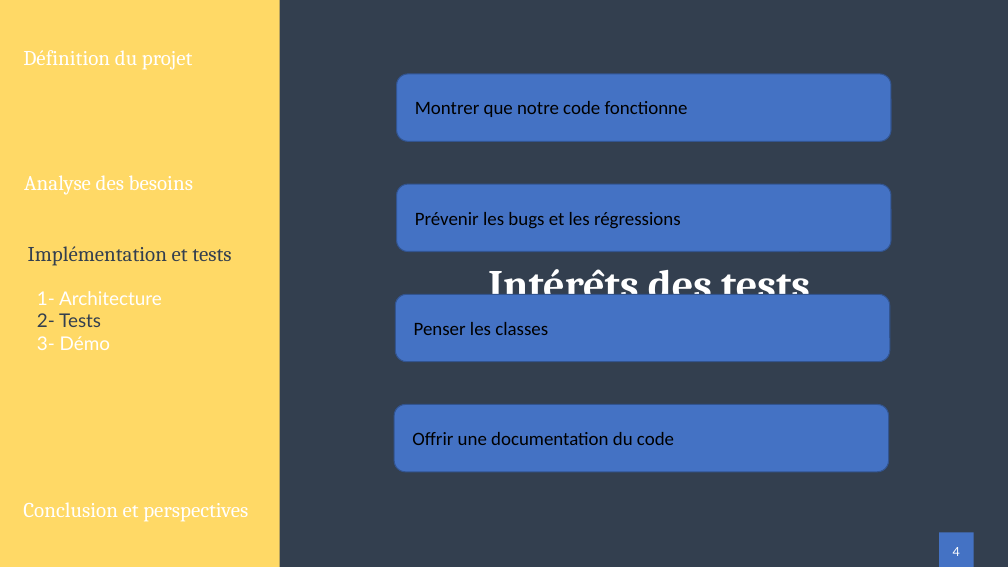
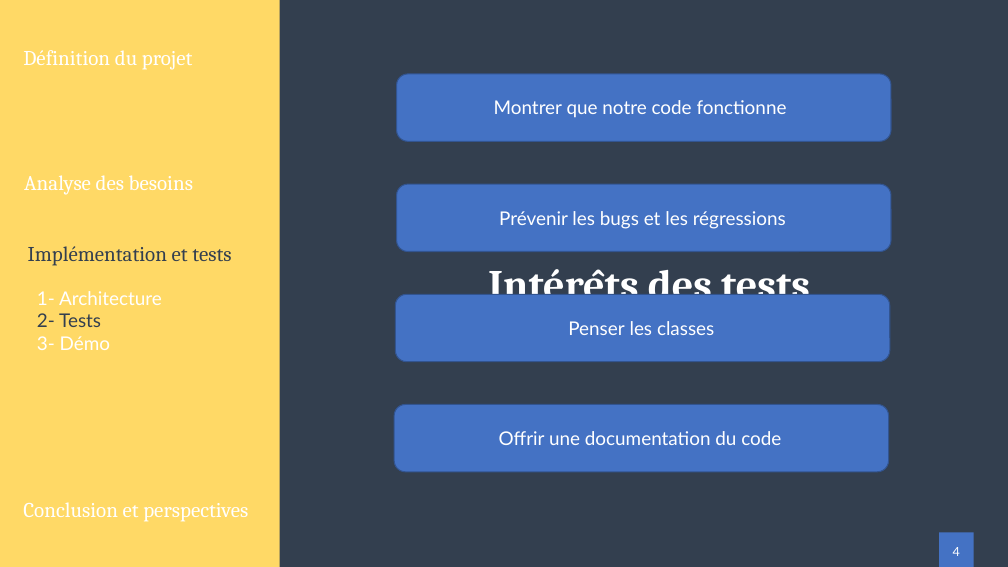
Before and after one commit to Zeuzif/thesis, a slide deck: slide 20 of presentation/Presentation.pptx. Drawn at 1008x567 pixels with LibreOffice and Linux fonts; fonts in the diff are those of the drawing. Boxes give left, top, right and bottom in pixels: in the first picture for what was removed or moved away, otherwise in the second. Text is boxed around its words. In the diff, an @@ line names an element or a change of style, - is before the commit and + after.

```diff
--- a/presentation/Presentation.pptx
+++ b/presentation/Presentation.pptx
@@ font Calibri to Lato, text colour #000000 to #FFFFFF; alignment left to centre in 4 elements at box(494, 100, 787, 118), box(499, 211, 786, 229), box(568, 321, 714, 335), box(499, 431, 781, 445) @@
```
Also in this commit, not shown: 2 other slides changed, 1 slide added, 2 other files.
